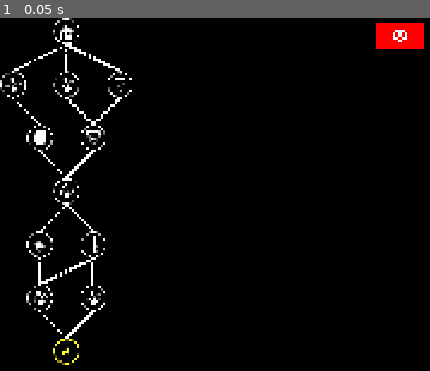
Above: before the commit, frame 1.
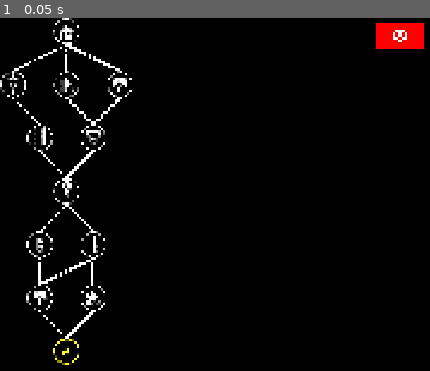
Above: after the commit, the same moment.

Repository: BatmenzDW/Watching-Us
Game: Godot game, scene res://Scenes/Game.tscn
Same seed, same stepped clock (60 frames per second), same inputs: the game is played once before the commit and once after it. The project has no main scene, so this scene is started directly.
Inputs:
- Up to frame 1 (0.05 s): no input

The runs differ from the first frame. In frame 1, 0.7% of the frame differs, in the area x 1-30%, y 15-82%.

Commit message:
Got location passing from map working

Diff:
--- a/Autoload/dict/dict_location.gd
+++ b/Autoload/dict/dict_location.gd
@@ -10,19 +10,7 @@
 									"Ice Cream Truck": 1,
 									"Library": 2,
 									"Park": 3,
-									"Phamacy": 4,
-								}
-var location_travel_random_key = {
-									1:"Sidewalk",
-									2:"Police Station",
-									3:"Fire Station",
-									4:"Crossing Busy Street"
-								}
-var location_main_random_key = {
-									1:"Ice Cream Truck",
-									2:"Library",
-									3:"Park",
-									4:"Phamacy",
+									"Pharmacy": 4,
 								}
 var location_start_end_dictionary = {
 									"start": 9,
@@ -45,14 +33,11 @@
 func gen_random_location(location_type):
 	var location_name: String
 	var location_source: int
-	var location_size: int
 	if(location_type == "main"):
-		location_size = location_main_random_key.size()
-		location_name = location_main_random_key[randi_range(1,location_size)]
+		location_name = location_main_dictionary.keys().pick_random()
 		location_source = location_main_dictionary[location_name]
 	if(location_type == "travel"):
-		location_size = location_travel_random_key.size()
-		location_name = location_travel_random_key[randi_range(1,location_size)]
+		location_name = location_travel_dictionary.keys().pick_random()
 		location_source = location_travel_dictionary[location_name]
 	print("Location Name: ", location_name)
 	print("Location source: ", location_source)
--- a/Autoload/dict/dict_tile.gd
+++ b/Autoload/dict/dict_tile.gd
@@ -11,12 +11,8 @@
 		return null
 
 #check for key
-func check_bool_tile_dictionary(searchterm):
-	if tile_dictionary.has(searchterm):
-		#print(tile_dictionary[searchterm])
-		return 1
-	else:
-		return 0
+func check_bool_tile_dictionary(searchterm) -> bool:
+	return tile_dictionary.has(searchterm)
 
 #add key
 func addto_tile_dictionary(key,value):
--- a/Resources/Location_Index.gd
+++ b/Resources/Location_Index.gd
@@ -8,7 +8,7 @@
 	return location_lookup[key]
 
 func contains(key : String) -> bool:
-	return key in location_lookup
+	return location_lookup.has(key)
 
 func keys() -> Array[String]:
 	return location_lookup.keys()
--- a/Resources/location_index.tres
+++ b/Resources/location_index.tres
@@ -1,12 +1,18 @@
-[gd_resource type="Resource" script_class="Location_Index" load_steps=4 format=3 uid="uid://btpkadm7mskr"]
+[gd_resource type="Resource" script_class="Location_Index" load_steps=7 format=3 uid="uid://btpkadm7mskr"]
 
 [ext_resource type="Script" uid="uid://co2njudqsbxqw" path="res://Resources/Location_Index.gd" id="1_fmtwi"]
 [ext_resource type="Script" uid="uid://cw4x4txcmedtn" path="res://Resources/Location_Data.gd" id="1_qqq2j"]
-[ext_resource type="Resource" uid="uid://c20sbhtift7r" path="res://Scenes/Locations/IceCreamTruck/IceCreamTruck.tres" id="4_6v6ut"]
+[ext_resource type="Resource" uid="uid://c20sbhtift7r" path="res://Scenes/Locations/IceCreamTruck/IceCreamTruck.tres" id="2_40yeg"]
+[ext_resource type="Resource" uid="uid://dko0shsbmtmc0" path="res://Scenes/Locations/Library/Library.tres" id="3_cm1qr"]
+[ext_resource type="Resource" uid="uid://cl5cgq82fowkk" path="res://Scenes/Locations/Park/Park.tres" id="4_cm1qr"]
+[ext_resource type="Resource" uid="uid://b6sw05kraqovb" path="res://Scenes/Locations/Pharmacy/Pharmacy.tres" id="5_6v6ut"]
 
 [resource]
 script = ExtResource("1_fmtwi")
 location_lookup = Dictionary[String, ExtResource("1_qqq2j")]({
-"Ice Cream Truck": ExtResource("4_6v6ut")
+"Ice Cream Truck": ExtResource("2_40yeg"),
+"Library": ExtResource("3_cm1qr"),
+"Park": ExtResource("4_cm1qr"),
+"Pharmacy": ExtResource("5_6v6ut")
 })
 metadata/_custom_type_script = "uid://co2njudqsbxqw"
--- a/Scenes/Game.tscn
+++ b/Scenes/Game.tscn
@@ -17,9 +17,9 @@
 metadata/_edit_lock_ = true
 
 [node name="NextButton" parent="." instance=ExtResource("5_b2bpf")]
-offset_left = 1637.0
+offset_left = 1601.0
 offset_top = 825.0
-offset_right = 1904.0
+offset_right = 1905.0
 offset_bottom = 1067.0
 
 [connection signal="location_traversal" from="MapController" to="." method="_on_map_controller_location_traversal"]
--- a/Scenes/Locations/Library/Book.tres
+++ b/Scenes/Locations/Library/Book.tres
@@ -1,35 +1,19 @@
-[gd_resource type="Resource" script_class="Interactable_Data" load_steps=7 format=3 uid="uid://dg67l7xi226ve"]
+[gd_resource type="Resource" script_class="Interactable_Data" load_steps=5 format=3 uid="uid://dg67l7xi226ve"]
 
-[ext_resource type="Script" uid="uid://cbpqxd0g56685" path="res://Resources/Stats.gd" id="1_0nkhi"]
-[ext_resource type="Script" uid="uid://cn81403dij3yf" path="res://Resources/interactable_data.gd" id="2_n37ur"]
-[ext_resource type="Texture2D" uid="uid://t1j2scvkd5cm" path="res://Assets/Locations/Library.jpg" id="3_0nkhi"]
-
-[sub_resource type="Resource" id="Resource_t5mse"]
-script = ExtResource("1_0nkhi")
-fun = -0.3
-happiness = -0.1
-paranoia = 0.1
-metadata/_custom_type_script = "uid://cbpqxd0g56685"
+[ext_resource type="Script" uid="uid://cn81403dij3yf" path="res://Resources/interactable_data.gd" id="1_x0tgx"]
+[ext_resource type="Script" uid="uid://cbpqxd0g56685" path="res://Resources/Stats.gd" id="2_4xl1v"]
+[ext_resource type="Texture2D" uid="uid://t1j2scvkd5cm" path="res://Assets/Locations/Library.jpg" id="3_mpv1k"]
 
 [sub_resource type="RectangleShape2D" id="RectangleShape2D_8wb5a"]
 size = Vector2(1771, 554)
 
-[sub_resource type="Resource" id="Resource_7k7w0"]
-script = ExtResource("1_0nkhi")
-fun = -0.1
-happiness = 0.3
-paranoia = -0.3
-metadata/_custom_type_script = "uid://cbpqxd0g56685"
-
 [resource]
-script = ExtResource("2_n37ur")
+script = ExtResource("1_x0tgx")
 is_background = true
 odds = 1.0
 shape = SubResource("RectangleShape2D_8wb5a")
 position = Vector2(1118.5, 580)
-success_stats = SubResource("Resource_7k7w0")
-fail_stats = SubResource("Resource_t5mse")
-texture = ExtResource("3_0nkhi")
+texture = ExtResource("3_mpv1k")
 texture_position = Vector2(1030, 539)
 texture_scale = Vector2(0.63, 0.63)
 metadata/_custom_type_script = "uid://cn81403dij3yf"
--- a/Scenes/Locations/Library/Library.tres
+++ b/Scenes/Locations/Library/Library.tres
@@ -1,14 +1,13 @@
 [gd_resource type="Resource" script_class="Location_Data" load_steps=5 format=3 uid="uid://dko0shsbmtmc0"]
 
-[ext_resource type="Texture2D" uid="uid://bc5ejm3n8hd17" path="res://Assets/Icons/icon_meat.png" id="1_8jb1o"]
-[ext_resource type="Script" uid="uid://cn81403dij3yf" path="res://Resources/interactable_data.gd" id="2_v74hk"]
-[ext_resource type="Resource" uid="uid://dq3j8leioaftf" path="res://Scenes/Locations/Park/Playground.tres" id="3_csf83"]
-[ext_resource type="Script" uid="uid://cw4x4txcmedtn" path="res://Resources/Location_Data.gd" id="4_b8i71"]
+[ext_resource type="Texture2D" uid="uid://bc5ejm3n8hd17" path="res://Assets/Icons/icon_meat.png" id="1_whmre"]
+[ext_resource type="Script" uid="uid://cn81403dij3yf" path="res://Resources/interactable_data.gd" id="2_hlknk"]
+[ext_resource type="Resource" uid="uid://dg67l7xi226ve" path="res://Scenes/Locations/Library/Book.tres" id="3_6ryjo"]
+[ext_resource type="Script" uid="uid://cw4x4txcmedtn" path="res://Resources/Location_Data.gd" id="4_dofio"]
 
 [resource]
-script = ExtResource("4_b8i71")
-interactables = Array[ExtResource("2_v74hk")]([ExtResource("3_csf83")])
-icons = Array[CompressedTexture2D]([ExtResource("1_8jb1o")])
+script = ExtResource("4_dofio")
+interactables = Array[ExtResource("2_hlknk")]([ExtResource("3_6ryjo")])
+icons = Array[CompressedTexture2D]([ExtResource("1_whmre")])
 mult_factor = 0.25
-mult_type = 2
 metadata/_custom_type_script = "uid://cw4x4txcmedtn"
--- a/Scenes/Locations/Drugs.tres
+++ b/Scenes/Locations/Pharmacy/Drugs.tres
@@ -1,27 +1,11 @@
-[gd_resource type="Resource" script_class="Interactable_Data" load_steps=7 format=3 uid="uid://yoru3agxq403"]
+[gd_resource type="Resource" script_class="Interactable_Data" load_steps=5 format=3 uid="uid://yoru3agxq403"]
 
 [ext_resource type="Script" uid="uid://cn81403dij3yf" path="res://Resources/interactable_data.gd" id="1_ljdyh"]
 [ext_resource type="Script" uid="uid://cbpqxd0g56685" path="res://Resources/Stats.gd" id="2_xvmgv"]
 [ext_resource type="Texture2D" uid="uid://cjoi58qlx7bqb" path="res://Assets/Locations/Pharmacy.jpg" id="3_ljdyh"]
 
-[sub_resource type="Resource" id="Resource_t5mse"]
-script = ExtResource("2_xvmgv")
-hunger = -0.2
-fun = -0.2
-happiness = -0.2
-paranoia = 0.1
-metadata/_custom_type_script = "uid://cbpqxd0g56685"
-
 [sub_resource type="RectangleShape2D" id="RectangleShape2D_8wb5a"]
 size = Vector2(1141.875, 515)
-
-[sub_resource type="Resource" id="Resource_7k7w0"]
-script = ExtResource("2_xvmgv")
-hunger = -0.2
-fun = -0.2
-happiness = -0.2
-paranoia = -0.5
-metadata/_custom_type_script = "uid://cbpqxd0g56685"
 
 [resource]
 script = ExtResource("1_ljdyh")
@@ -29,8 +13,6 @@
 odds = 1.0
 shape = SubResource("RectangleShape2D_8wb5a")
 position = Vector2(888.063, 633.5)
-success_stats = SubResource("Resource_7k7w0")
-fail_stats = SubResource("Resource_t5mse")
 texture = ExtResource("3_ljdyh")
 texture_position = Vector2(1030, 539)
 texture_scale = Vector2(0.61, 0.61)
--- /dev/null
+++ b/Scenes/Locations/Pharmacy/Pharmacy.tres
@@ -0,0 +1,13 @@
+[gd_resource type="Resource" script_class="Location_Data" load_steps=5 format=3 uid="uid://b6sw05kraqovb"]
+
+[ext_resource type="Texture2D" uid="uid://bc5ejm3n8hd17" path="res://Assets/Icons/icon_meat.png" id="1_u84ln"]
+[ext_resource type="Script" uid="uid://cn81403dij3yf" path="res://Resources/interactable_data.gd" id="2_syc7d"]
+[ext_resource type="Resource" uid="uid://yoru3agxq403" path="res://Scenes/Locations/Pharmacy/Drugs.tres" id="3_o6mbh"]
+[ext_resource type="Script" uid="uid://cw4x4txcmedtn" path="res://Resources/Location_Data.gd" id="4_rncff"]
+
+[resource]
+script = ExtResource("4_rncff")
+interactables = Array[ExtResource("2_syc7d")]([ExtResource("3_o6mbh")])
+icons = Array[CompressedTexture2D]([ExtResource("1_u84ln")])
+mult_factor = 0.25
+metadata/_custom_type_script = "uid://cw4x4txcmedtn"
--- a/Scenes/Map_Controller/gen_location.gd
+++ b/Scenes/Map_Controller/gen_location.gd
@@ -2,13 +2,10 @@
 
 #generates random locations
 func gen_location(map_coords):
-	match map_coords.y:
-		2, 6, 10:
-			#print("main location: ", map_coords.y)
-			return gen_location_type(map_coords,"main")
-		4, 8:
-			#print("travel location: ", map_coords.y)
-			return gen_location_type(map_coords, "travel")
+	if map_coords.y % 4 == 0:
+		return gen_location_type(map_coords, "travel")
+	else:
+		return gen_location_type(map_coords,"main")
 
 func gen_location_type(map_coords,location_category):
 	#removes any tile if present
--- a/Scenes/game_controller.gd
+++ b/Scenes/game_controller.gd
@@ -17,6 +17,7 @@
 # move to new location
 func _on_map_controller_location_traversal(selected_location: String) -> void:
 	if not location_index.contains(selected_location):
+		print("Could not find location: ", selected_location)
 		selected_location = location_index.keys()[0]
 
 	var data : Location_Data = location_index.get_(selected_location)
@@ -34,7 +35,7 @@
 func _on_interact() -> void:
 	interacts_count += 1
 	#print(interacts_count)
-	next_button.on_interactable_interact(interacts_count + 1)
+	next_button.on_interactable_interact(interacts_count)
 
 func _leave_location() -> void:
 	if interacts_count < 1:
--- a/Scripts/Map_Controller/map_controller.gd
+++ b/Scripts/Map_Controller/map_controller.gd
@@ -71,5 +71,6 @@
 		if(path_dictionary_exists != null):
 			for path_location in path_dictionary_exists:
 				if(current_cell == path_location):
+					selected_location = dict_tile.check_tile_dictionary(path_location)
 					_node_traversal(current_cell, selected_location)
 					#_map_controller_end_active_state(selected_location)
--- a/UI/next_button.gd
+++ b/UI/next_button.gd
@@ -44,12 +44,12 @@
 func reset() -> void:
 	next_button.disabled = true
 	progress_label.visible = true
-	mult_label.text = "1.0x - "
+	mult_label.text = "%.2fx - " % 1.0
 
 func on_interactable_interact(new_count : int) -> void:
 	#print(new_count)
-	var times : float = mult * new_count
-	mult_label.text = "%.1fx - " % times
+	var times : float = mult * new_count + 1.0
+	mult_label.text = "%.2fx - " % times
 
 	if new_count >= 1:
 		next_button.disabled = false
@@ -67,16 +67,15 @@
 	if is_mult:
 		return
 
-	var times = mult - 1.0
 	var new_stats : Stats = Stats.new()
 	match _type:
 		Stats.Stat.HAPPINESS:
-			new_stats.happiness = stats.happiness * times
+			new_stats.happiness = stats.happiness * mult
 		Stats.Stat.HUNGER:
-			new_stats.hunger = stats.hunger * times
+			new_stats.hunger = stats.hunger * mult
 		Stats.Stat.FUN:
-			new_stats.fun = stats.fun * times
+			new_stats.fun = stats.fun * mult
 		Stats.Stat.PARANOIA:
-			new_stats.paranoia = stats.paranoia * times
+			new_stats.paranoia = stats.paranoia * mult
 
 	SignalBus.apply_stats.emit(new_stats, true)
--- a/UI/next_button.tscn
+++ b/UI/next_button.tscn
@@ -29,7 +29,7 @@
 custom_minimum_size = Vector2(175, 0)
 layout_mode = 2
 theme_override_font_sizes/font_size = 64
-text = "1.0x - "
+text = "1.00x - "
 horizontal_alignment = 1
 vertical_alignment = 1
 
